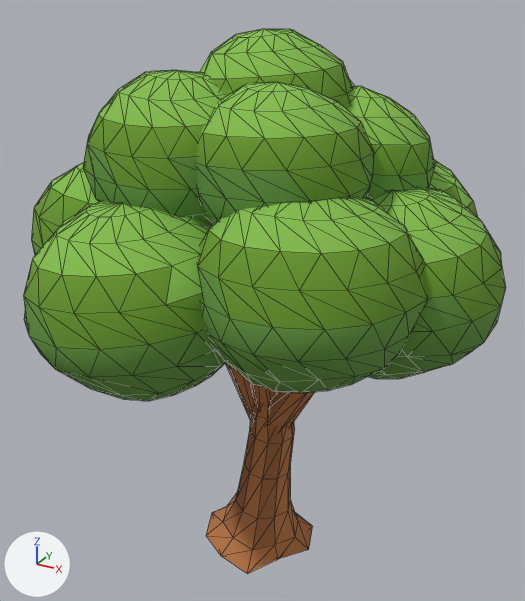
The glTF model assets/models/tree_a.glb as it was, and as the next commit left it.
Camera for both pictures: a 50 mm lens placed at (3.56, -6.38, 6.39), pointed at (0.02, 0.05, 3.18). The axes (+X, +Y, +Z) are drawn at lower left. The lights are the same throughout. The older version comes first. Mesh edges are drawn as thin lines. Where no turn or scale is listed for an object, it has been applied to the vertices. Vertices at exactly the same position are counted once.

The first picture shows 'Canopy', 'Trunk'.
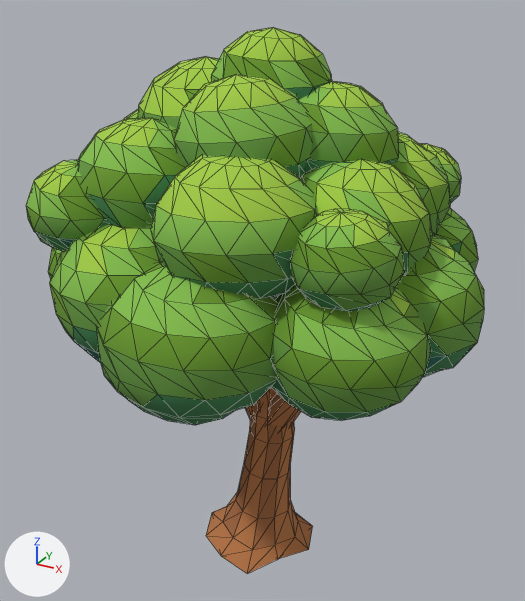
What differs and where, as boxes [x1, y1, x2, y2] in the pictures (525 x 601 px):
```json
{"object": "Canopy", "change": "reshaped", "before": [24, 29, 506, 401], "after": [26, 28, 484, 425], "on screen": "7% taller"}
{"part": 1, "of": "me_canopy", "change": "rebuilt", "before": [24, 201, 226, 401], "after": [49, 224, 159, 362]}
{"part": 2, "of": "me_canopy", "change": "rebuilt", "before": [367, 187, 506, 379], "after": [396, 234, 484, 377]}
{"part": 3, "of": "me_canopy", "change": "rebuilt", "before": [429, 158, 478, 217], "after": [436, 208, 478, 272]}
{"part": 4, "of": "me_canopy", "change": "rebuilt", "before": [196, 197, 428, 393], "after": [271, 285, 431, 420], "on screen": "31% narrower, 31% shorter"}
{"part": 5, "of": "me_canopy", "change": "rebuilt", "before": [31, 163, 100, 255], "after": [48, 248, 62, 279], "on screen": "mostly hidden afterwards"}
{"part": 6, "of": "me_canopy", "change": "rebuilt", "before": [83, 70, 225, 226], "after": [77, 118, 185, 228]}
{"part": 7, "of": "me_canopy", "change": "rebuilt", "after": [124, 109, 138, 120], "on screen": "not visible before"}
{"part": 8, "of": "me_canopy", "change": "rebuilt", "before": [195, 82, 374, 223], "after": [174, 74, 312, 179], "on screen": "23% narrower, 25% shorter"}
{"part": 9, "of": "me_canopy", "change": "rebuilt", "before": [200, 29, 353, 109], "after": [211, 28, 331, 100], "on screen": "21% narrower, 10% shorter"}
{"part": 10, "of": "me_canopy", "change": "rebuilt", "before": [347, 86, 435, 199], "after": [298, 81, 398, 173], "on screen": "13% wider, 18% shorter"}
{"part": 11, "of": "me_canopy", "change": "reshaped", "after": [26, 57, 461, 425], "on screen": "green"}
```

Scene script edits in JSON lines:
```json
{"block": "me_canopy", "where": "# used by ob_canopy; location = (0.0, 0.0, 0.0)"}
{"op": "remove", "block": "me_canopy", "code": "me_canopy.from_pydata(...)  # 1295 vertices, 2170 faces; spans x -2.23..2.56, y -2.55..2.54, z 2.78..5.98"}
{"op": "add", "block": "me_canopy", "code": "me_canopy.from_pydata(...)  # 1666 vertices, 2660 faces; spans x -2.39..2.41, y -2.39..2.44, z 2.72..6.0"}
{"block": "me_canopy", "change": "me_canopy part 1: the loose piece of 133 vertices spanning x -1.52..0.57, y -2.55..-0.41, z 2.78..4.59 is rebuilt with 89 vertices and now spans x -1.43..0.15, y -2.12..-0.44, z 2.99..4.41"}
{"block": "me_canopy", "change": "me_canopy part 2: the loose piece of 123 vertices spanning x 0.46..2.56, y -1.03..1.08, z 2.81..4.64 is rebuilt with 89 vertices and now spans x 0.66..2.41, y -0.83..0.87, z 2.75..4.2"}
{"block": "me_canopy", "change": "me_canopy part 3: the loose piece of 122 vertices spanning x 0.11..1.99, y 0.48..2.25, z 3.04..4.71 is rebuilt with 72 vertices and now spans x 0.5..2.07, y 0.38..1.89, z 2.97..4.28"}
{"block": "me_canopy", "change": "me_canopy part 4: the loose piece of 121 vertices spanning x 0.04..2.09, y -2.02..-0.1, z 3.06..4.84 is rebuilt with 83 vertices and now spans x 0.62..2.17, y -1.71..-0.2, z 2.8..4.09"}
{"block": "me_canopy", "change": "me_canopy part 5: the loose piece of 106 vertices spanning x -2.18..-0.44, y -1.63..0.35, z 3.05..4.79 is rebuilt with 106 vertices and now spans x -2.39..-0.69, y -1.23..0.47, z 2.72..4.16"}
{"block": "me_canopy", "change": "me_canopy part 6: the loose piece of 84 vertices spanning x -1.37..0.31, y -1.56..0.22, z 4.29..5.65 is rebuilt with 63 vertices and now spans x -1.49..-0.07, y -1.6..-0.19, z 3.98..5.21"}
{"block": "me_canopy", "change": "me_canopy part 7: the loose piece of 76 vertices spanning x -1.67..-0.17, y -0.62..1.18, z 4.16..5.47 is rebuilt with 61 vertices and now spans x -1.93..-0.55, y -0.62..0.97, z 3.93..5.23"}
{"block": "me_canopy", "change": "me_canopy part 8: the loose piece of 69 vertices spanning x -0.18..1.43, y -1.47..0.04, z 4.31..5.6 is rebuilt with 43 vertices and now spans x -0.47..0.84, y -1.23..-0.04, z 4.71..5.63"}
{"block": "me_canopy", "change": "me_canopy part 9: the loose piece of 62 vertices spanning x -0.68..0.97, y -0.78..0.81, z 5.14..5.98 is rebuilt with 49 vertices and now spans x -0.47..0.71, y -0.57..0.59, z 5.28..6.0"}
{"block": "me_canopy", "change": "me_canopy part 10: the loose piece of 55 vertices spanning x 0.25..1.66, y -0.44..1.25, z 4.23..5.46 is rebuilt with 49 vertices and now spans x 0.08..1.4, y -0.6..0.81, z 4.64..5.53"}
{"block": "me_canopy", "change": "me_canopy part 11: 9 vertices removed from x 1.06..1.37, y -0.71..0.38, z 4.16..4.95; 694 vertices added at x -1.72..1.92, y -2.39..2.02, z 2.73..5.71"}
{"block": "me_canopy", "change": "other edits to the shape of me_canopy do not show in these pictures"}
```
